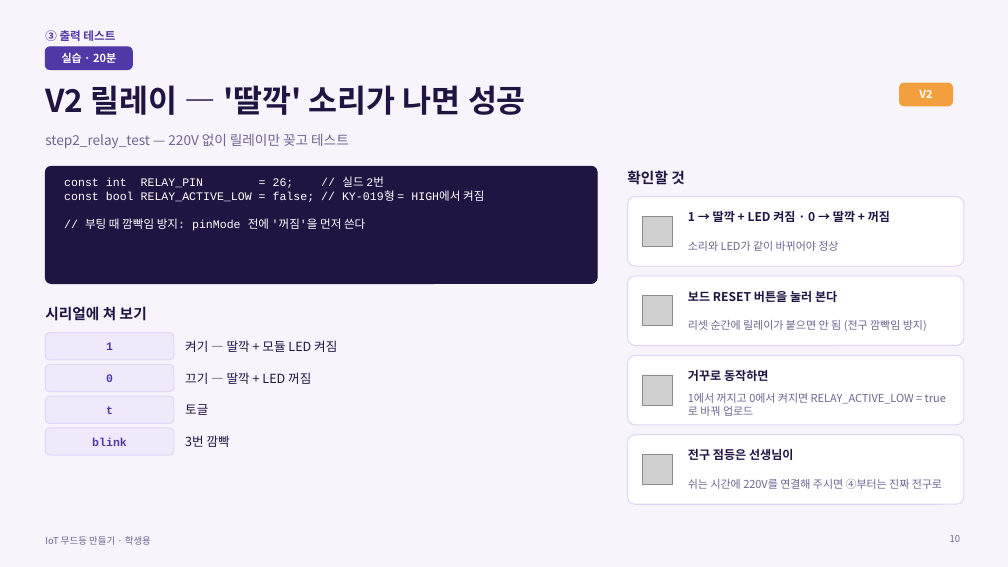
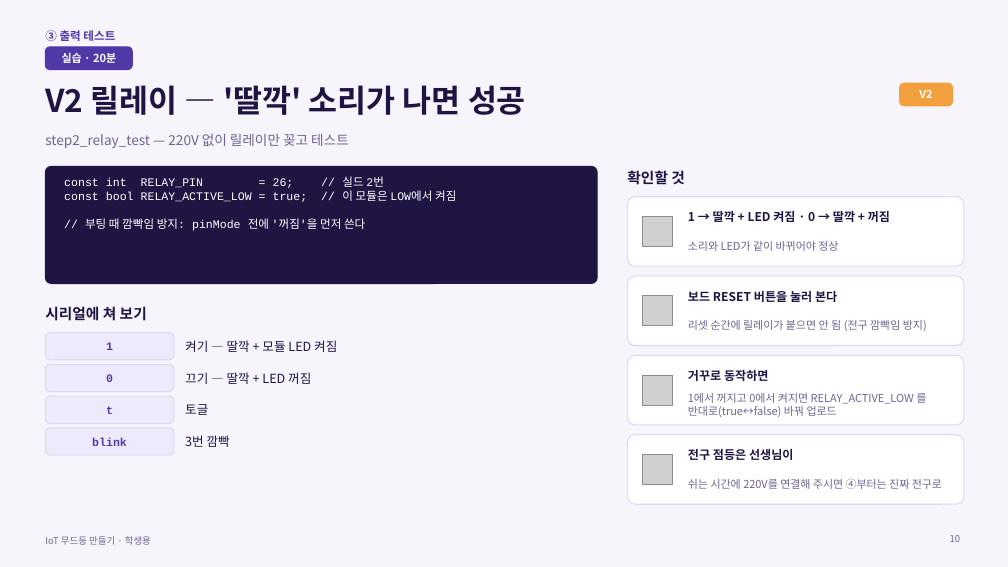
Before and after one commit to ralralra/esp32, a slide deck: slide 10 of iot-mood-lamp/docs/lesson_3h_student.pptx. Drawn at 1008x567 pixels with LibreOffice and Linux fonts; fonts in the diff are those of the drawing; grey boxes stand for pictures. Boxes give left, top, right and bottom in pixels: in the first picture for what was removed or moved away, otherwise in the second. Text is boxed around its words. In the diff, an @@ line names an element or a change of style, - is before the commit and + after.

```diff
--- a/iot-mood-lamp/docs/lesson_3h_student.pptx
+++ b/iot-mood-lamp/docs/lesson_3h_student.pptx
@@ text at <box>64,190,456,202</box>: text changed @@
-const bool RELAY_ACTIVE_LOW = false; // KY-019형 = HIGH에서 켜짐
+const bool RELAY_ACTIVE_LOW = true; // 이 모듈은 LOW에서 켜짐
@@ text at <box>688,393,926,417</box>: text changed @@
-1에서 꺼지고 0에서 켜지면 RELAY_ACTIVE_LOW = true 로 바꿔 업로드
+1에서 꺼지고 0에서 켜지면 RELAY_ACTIVE_LOW 를 반대로(true↔false) 바꿔 업로드
```
Also in this commit, not shown: 11 other files.
